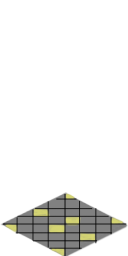
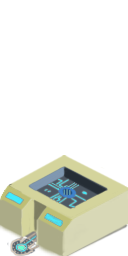
Two versions of the same layered image (128x256). Layer-by-layer changes:
hid group "Lightning" (5 layers) over [3, 179, 127, 256]
added group "GeneratorUD" with 6 layers above "GeneratorLR" over [0, 155, 128, 256]
added layer "OnLights" (1st of 2, in "GeneratorUD") in group "GeneratorUD" over [4, 177, 88, 256]
added layer "OffLights" (1st of 2, in "GeneratorUD") in group "GeneratorUD" over [4, 177, 88, 256]
added layer "GeneratorOff" (1st of 2, in "GeneratorUD") in group "GeneratorUD" over [57, 185, 77, 200]
added layer "Pad" (1st of 2, in "GeneratorUD") in group "GeneratorUD" over [7, 238, 38, 256]
added layer "Center" (1st of 2, in "GeneratorUD") in group "GeneratorUD" over [28, 166, 109, 210]
added layer "Base" (1st of 2, in "GeneratorUD") in group "GeneratorUD" over [0, 155, 128, 256]
